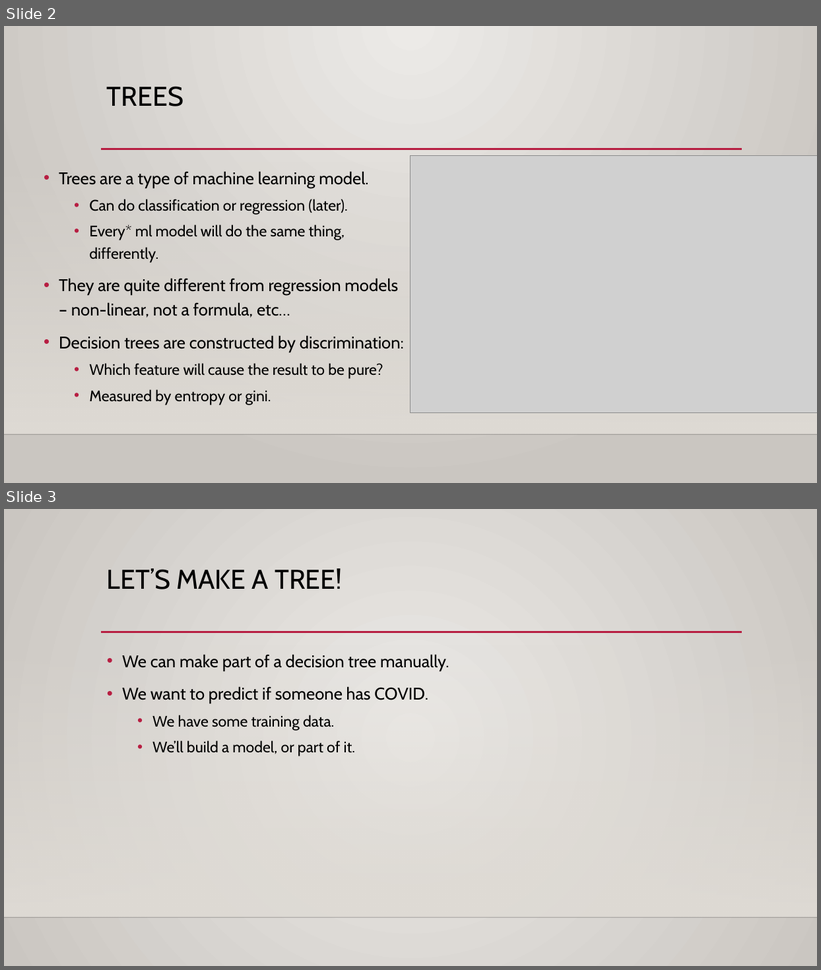
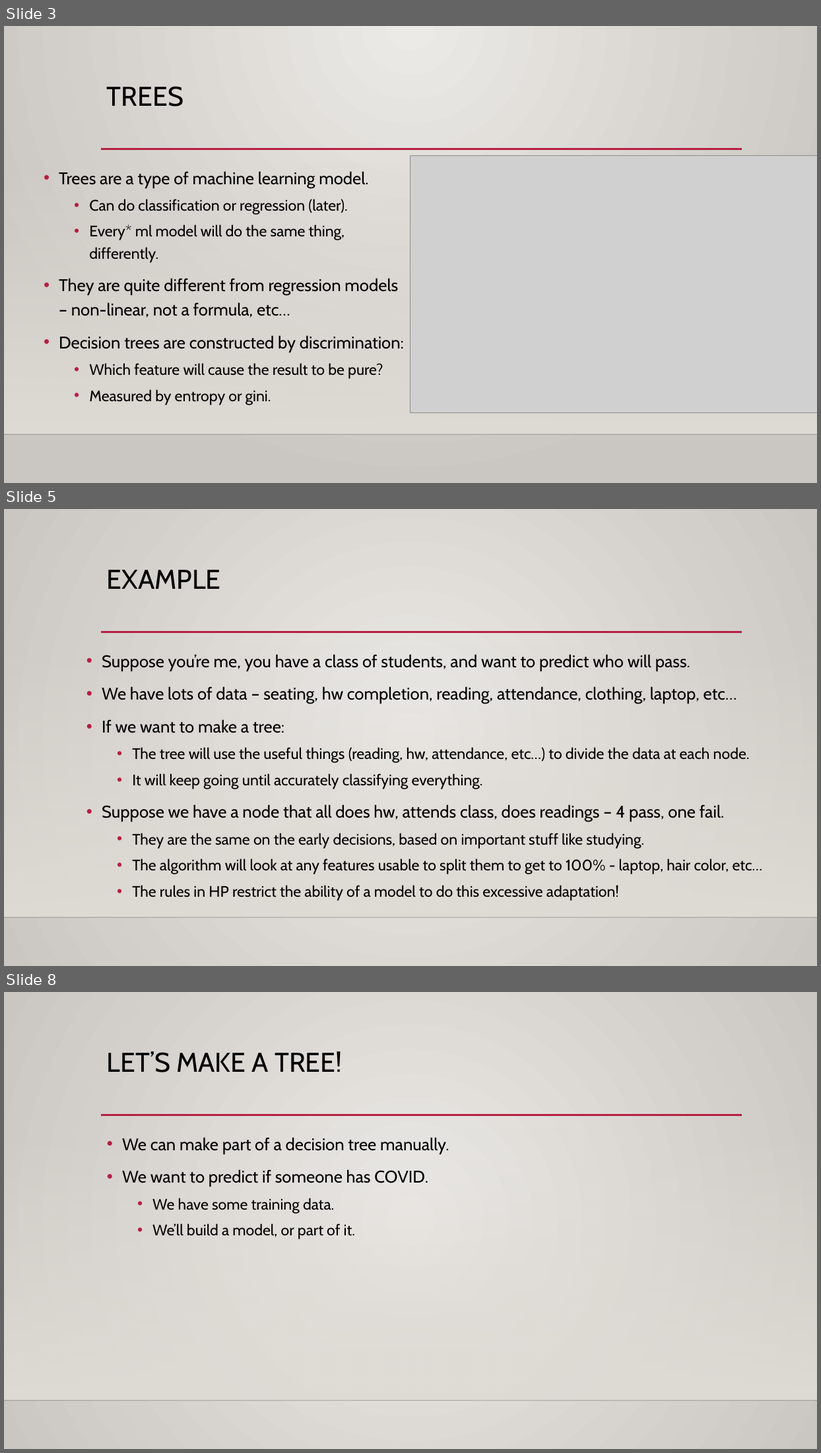
Before and after one commit to glennybarnes/Intro_to_Machine_Learning_Students, a slide deck: reference_content/Slides/002a_tree_review_step_by_step.pptx. Shown one above the other, each under a label of ours: slides 2 and 3 before the commit, slides 3, 5 and 8 after it; the slides between them are not shown. The pictures are 821x970 and 821x1453 pixels, drawn with LibreOffice and Linux fonts; fonts in the diff are those of the drawing; grey boxes stand for pictures; background and template pictures are left out. Boxes give left, top, right and bottom in pixels: in the first picture for what was removed or moved away, otherwise in the second. Text is boxed around its words. In the diff, an @@ line names an element or a change of style, - is before the commit and + after.

```diff
--- a/reference_content/Slides/002a_tree_review_step_by_step.pptx
+++ b/reference_content/Slides/002a_tree_review_step_by_step.pptx
@@ slide 5 added at box(4, 509, 817, 966), background gradient #ECEAE7 to #CAC7C1; not listed: 3 template elements that a slide beside it also shows @@
@@ title added at box(107, 570, 221, 589), 32 pt, text #000000 @@
+EXAMPLE
@@ text added at box(102, 654, 763, 901), 18 pt, text #000000 @@
+• Suppose you’re me, you have a class of students, and want to predict who will pass.
+• We have lots of data – seating, hw completion, reading, attendance, clothing, laptop, etc…
+• If we want to make a tree:
+  • The tree will use the useful things (reading, hw, attendance, etc…) to divide the data at each node.
+  • It will keep going until accurately classifying everything.
+• Suppose we have a node that all does hw, attends class, does readings – 4 pass, one fail.
+  • They are the same on the early decisions, based on important stuff like studying.
+  • The algorithm will look at any features usable to split them to get to 100% - laptop, hair color, etc…
+  • The rules in HP restrict the ability of a model to do this excessive adaptation!
@@ what was slide 2 is now slide 3 @@
@@ what was slide 3 is now slide 8 @@
```
Also in this commit, not shown: 1 slide changed, 4 other slides added.
